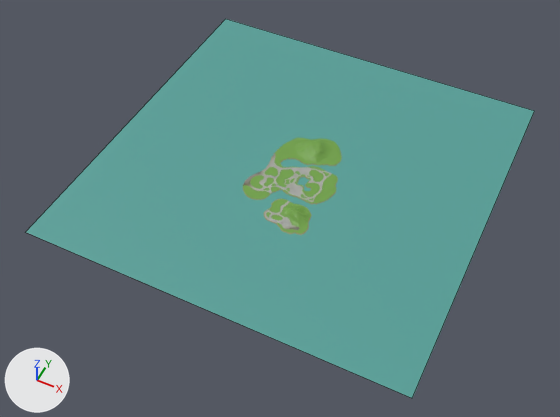
The FBX model VR_WanderInGarden/Assets/Model/site.fbx, before and after one commit.
Before and after are seen from a camera (50 mm lens) standing at (483.0, -1123.0, 1162.0) and looking at (-5.0, -147.0, -57.0). Lighting does not change. The marker at lower left points along +X, +Y and +Z. Mesh edges are drawn as thin lines on the coarser meshes. Where no turn or scale is listed for an object, it has been applied to the vertices. Vertices at the same position are counted once.

Before the edit, the objects in view are built like this:
```python
me_icosphere_001 = bpy.data.meshes.new('Icosphere.001')
me_icosphere_001.from_pydata(...)  # 91 vertices, 160 faces; spans x -43.8..33.2, y -26.2..46.5, z 0.0..11.4
me_icosphere_001.materials.append(mat_green)  # green #70a145
me_mesh_002 = bpy.data.meshes.new('Mesh.002')
me_mesh_002.from_pydata(...)  # 178 vertices, 2 faces; spans x -78.0..99.0, y -194.0..-57.0, z 0.0
me_mesh_002.materials.append(mat_green)  # green #70a145
me_plane_001 = bpy.data.meshes.new('Plane.001')
me_plane_001.from_pydata([(-400.0, -400.0, 0.0), (400.0, -400.0, 0.0), (-400.0, 400.0, 0.0), (400.0, 400.0, 0.0)], [], [(0, 1, 3, 2)])
me_plane_001.materials.append(mat_water)  # cyan #55a098
ob_icosphere = bpy.data.objects.new('Icosphere', me_icosphere_001)
ob_icosphere.location = (9.0, -21.0, 0.0)
ob_pave = bpy.data.objects.new('pave', me_mesh_002)
ob_pave.location = (0.0, 0.0, 0.0)
ob_plane_001 = bpy.data.objects.new('Plane.001', me_plane_001)
ob_plane_001.location = (0.0, -70.0, -1.0)
# also in view: 'pave.002' at (-5.0, -113.0, 0.0); 'green_01' at (-2.0, -112.0, 0.0); 'pave.003' at (4.0, -26.0, 0.0)
```
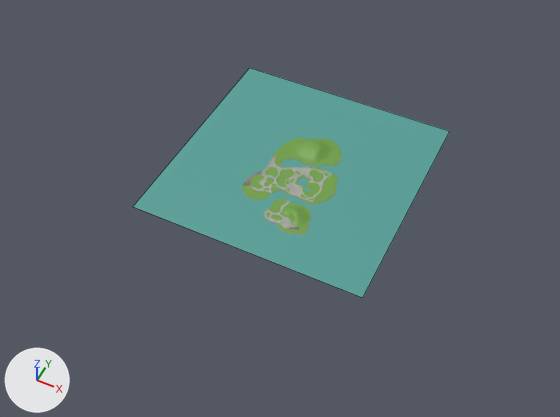
Where the newer file only moved an object's origin or applied its transform, the numbers keep the older frame.

Where the change shows, as pixel boxes (x1, y1, x2, y2) in the pictures (560 x 417 px):
'Plane.001', reshaped (38% narrower, 39% shorter)
    before: (26, 19, 534, 398)
    after: (133, 68, 450, 298)

The change, as a list of edits to the scene's bpy script:
```text
Change me_plane_001:
    where me_plane_001.from_pydata(...)  # 4 vertices, 1 face; spans x -400.0..400.0, y -400.0..400.0, z 0.0
    used by ob_plane_001; location = (0.0, -70.0, -1.0)
    me_plane_001 part 1
    me_plane_001.vertices[0].co: (-400.0, -400.0, 0.0) -> (-250.0, -250.0, 0.0)  # pixel (25, 232) -> pixel (132, 206)
    me_plane_001.vertices[1].co: (400.0, -400.0, 0.0) -> (250.0, -250.0, 0.0)  # pixel (412, 398) -> pixel (362, 297)
    me_plane_001.vertices[2].co: (-400.0, 400.0, 0.0) -> (-250.0, 250.0, 0.0)  # pixel (225, 18) -> pixel (249, 67)
    me_plane_001.vertices[3].co: (400.0, 400.0, 0.0) -> (250.0, 250.0, 0.0)  # pixel (534, 110) -> pixel (449, 131)
```
